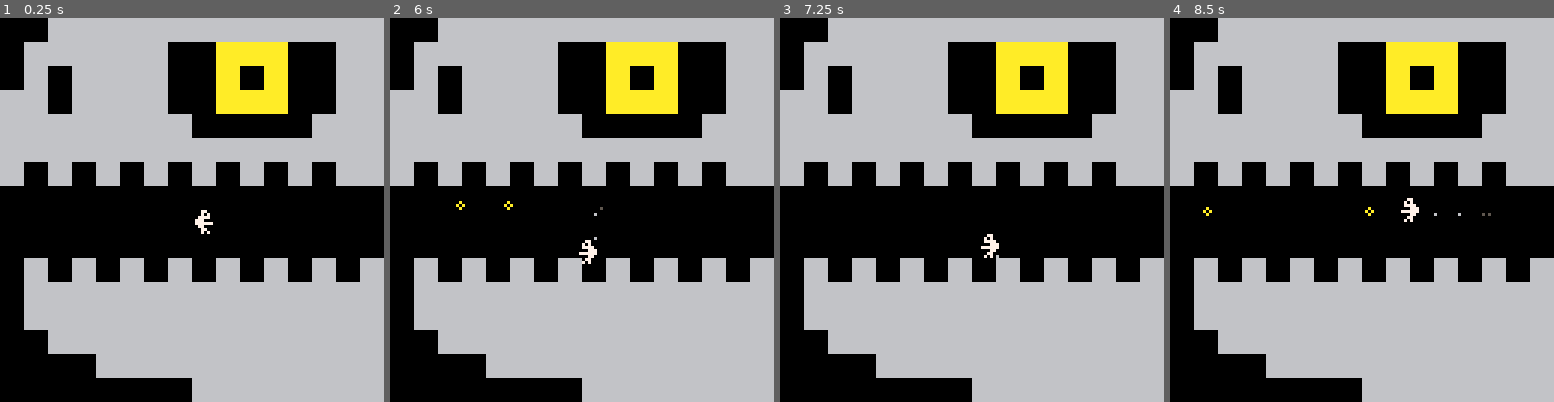
Above: before the commit, frames 1-4 (left to right).
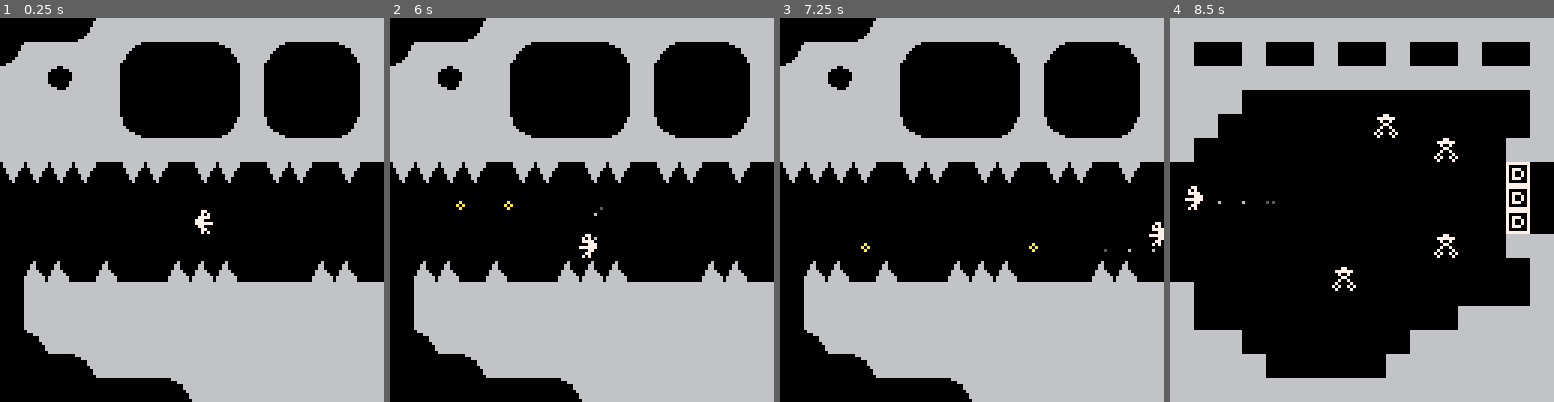
Above: after the commit, the same moments.

Repository: alxgnon/pico-8
Game: PICO-8 cartridge waheronaute.p8
Two runs of this game, one before a commit and one after it. Both use one fixed random seed, a clock stepped at 60 frames per second and the inputs below.
Inputs:
- Up to frame 1 (0.25 s): no input
- Up to frame 2 (6 s): tap X (X key) at 0.33, 1.07, 1.85, 2.97, 4.08, 5.2 s; tap O (Z key) at 0.7, 1.7, 2.1, 2.5, 2.9, 3.3, 3.7, 4.1, 4.5, 4.9, 5.3, 5.7 s; hold Right 1.6-2.1 s; hold Up 2.15-2.42 s; hold Right 2.47-3.03 s; hold Left 3.08-3.58 s; hold Down 3.63-3.97 s; hold Right 4.02-4.68 s; hold Up 4.73-5.03 s; hold Left 5.08-5.68 s; hold Down from 5.73 s (still down)
- Up to frame 3 (7.25 s): release Down at 6.03 s; hold Right 6.08-6.58 s; tap O (Z key) at 6.1, 6.5, 6.9 s; tap X (X key) at 6.32 s; hold Right 6.63-7.13 s; hold Up from 7.18 s (still down)
- Up to frame 4 (8.5 s): tap O (Z key) at 7.3, 7.7, 8.1 s; tap X (X key) at 7.43 s; release Up at 7.45 s; hold Right 7.5-8.07 s; hold Left from 8.12 s (still down)

The runs differ from the first frame. In frame 1, 18% of the frame differs, in the area x 0-100%, y 0-100%; in frame 2, 18%; in frame 3, 18%; in frame 4, 49%.

Commit message:
sharp mouth

Diff:
--- a/waheronaute.p8
+++ b/waheronaute.p8
@@ -551,14 +551,14 @@
 	end
 end
 __gfx__
-11111111666666667777777711111111aaaaaaaa1111111111111111111111111111111111111111111111111111111111111111111111111111111111111111
-11111111666666667000000711111111aaaaaaaa1111111111111111111111111111111111111111111111111111111111111111111111111111111111111111
-11611611666666667077700711111111aaaaaaaa1111111111111111111111111111111111111111111111111111111111111111111111111111111111111111
-11166111666666667070070711111111aaaaaaaa1111111111111111111111111111111111111111111111111111111111111111111111111111111111111111
-11166111666666667070070711111111aaaaaaaa1111111111111111111111111111111111111111111111111111111111111111111111111111111111111111
-11611611666666667077700711111111aaaaaaaa1111111111111111111111111111111111111111111111111111111111111111111111111111111111111111
-11111111666666667000000711111111aaaaaaaa1111111111111111111111111111111111111111111111111111111111111111111111111111111111111111
-11111111666666667777777711111111aaaaaaaa1111111111111111111111111111111111111111111111111111111111111111111111111111111111111111
+11111111666666667777777711111111666116661111111116666666111111111111111166666661166666661111111111111111111111111111111111111111
+11111111666666667000000711111111611111161116111116666666611111111111111666666111111666661111111111111111111111111111111111111111
+11611611666666667077700711111111111111111166111111666661611111111111111666661111111116661111111111111111111111111111111111111111
+11166111666666667070070711111111111111111166111111666611611111111111116666611111111116661111111111111111111111111111111111111111
+11166111666666667070070711111111111111111666611111166611661111111111116666111111111111661111111111111111111111111111111111111111
+11611611666666667077700711111111111111161666661111166111666111111111166666111111111111161111111111111111111111111111111111111111
+11111111666666667000000711111111611111166666666111116111666661111111666661111111111111161111111111111111111111111111111111111111
+11111111666666667777777711111111666111666666666111111111666666611166666611111111111111111111111111111111111111111111111111111111
 11111111111111111111111111111111111111111111111111111111111111111111111111111111111111111111111111111111111111111111111111111111
 11111111111111111111111111111111111111111111111111111111111111111111111111111111111111111111111111111111111111111111111111111111
 11111111111111111111111111111111111111111111111111111111111111111111111111111111111111111111111111111111111111111111111111111111
@@ -589,7 +589,7 @@
 17771111111111111111a11111177111161661616161111611111161111111111111111111111111111111111111111111111111111111111111111111111111
 1777777111111111111a111111711711161661616111161616111111111111111111111111111111111111111111111111111111111111111111111111111111
 11771111111111111111111117111171116116111116111111111111111111111111111111111111111111111111111111111111111111111111111111111111
-11177111111111111111111171711717111661111611116111116111111111111111111111111111111111111111111111111111111111111111111111111111
+11177111111111111111111170711707111661111611116111116111111111111111111111111111111111111111111111111111111111111111111111111111
 11171711111111111111111117111171111111111116611161111116111111111111111111111111111111111111111111111111111111111111111111111111
 11111111111111111111111111111111111111111111111111111111111111111111111111111111111111111111111111111111111111111111111111111111
 11111111111111111111111111111111111111111111111111111111111111111111111111111111111111111111111111111111111111111111111111111111
@@ -680,25 +680,25 @@
 10101010101010101010101010101010101010101010101010101010101010101010101010101010101010101010101010101010101010101010101010101010
 10101010101010101010101010101010101010101010101010101010101010101010101010101010101010101010101010101010101010101010101010101010
 __gff__
-0006060206000000000000000000000000000000000000000000000000000000000000000000000000000000000000000000000000000000000000000000000000000001000000000000000000000000000000000000000000000000000000000000000000000000000000000000000000000000000000000000000000000000
+0006060206060606060606000000000000000000000000000000000000000000000000000000000000000000000000000000000000000000000000000000000000000001000000000000000000000000000000010000000000000000000000000000000000000000000000000000000000000000000000000000000000000000
 0000000000000000000000000000000000000000000000000000000000000000000000000000000000000000000000000000000000000000000000000000000000000000000000000000000000000000000000000000000000000000000000000000000000000000000000000000000000000000000000000000000000000000
 __map__
-0000010101010101010101010101010101010101010101010101010101010101010101010101010101010101010101010101010101010101010101010101010101010101010101010101010101010101010101010101010101010101010101010101010101010101010101010101010101010101010101010101010101010101
-0001010101010100000404040000010101000001000001000001000001000001010000010000010000010000010000010100000000000000000000000000000101000000000000000000000000000001010000000000000000000000000000010100000000000000000000000000000101000000000000000000000000000001
-0001000101010100000400040000010101010101010101010101010101010101010101010101010101010101010101010100000000000000000000000000000101000000000000000000000000000001010000000000000000000000000000010100000000000000000000000000000101000001000000000000000000000001
-0101000101010100000404040000010101010100000000000000000000000001010000000000000000000000000000010100000000000000000000000000000101000000000000000000000000000001010000000000000000000000000000010100000000000000000000000000000101000001010000000000000101000001
-0101010101010101000000000001010101010000000000000043000000000001010000000000000000000000000000010100000000000000000000000000000101000000000000000000000000000001010000000000000000000000000000010100000000000000000000000000000101000000010101000000010100000001
+0000030801010101010101010101010101010101010101010101010101010101010101010101010101010101010101010101010101010101010101010101010101010101010101010101010101010101010101010101010101010101010101010101010101010101010101010101010101010101010101010101010101010101
+0801010101090000000a010900000a0101030301030301030301030301030301010000010000010000010000010000010100000000000000000000000000000101000000000000000000000000000001010000000000000000000000000000010100000000000000000000000000000101000000000000000000000000000001
+0101040101000000000001000000000101010101010101010101010101010101010101010101010101010101010101010100000000000000000000000000000101000000000000000000000000000001010000000000000000000000000000010100000000000000000000000000000101000001000000000000000000000001
+0101010101000000000001000000000101010100000000000000000000000001010000000000000000000000000000010100000000000000000000000000000101000000000000000000000000000001010000000000000000000000000000010100000000000000000000000000000101000001010000000000000101000001
+0101010101070000000801070000080101010000000000000043000000000001010000000000000000000000000000010100000000000000000000000000000101000000000000000000000000000001010000000000000000000000000000010100000000000000000000000000000101000000010101000000010100000001
 0101010101010101010101010101010101000000000000000000004300000101010000000000000000000000000000010100000000000000000000000000000101000000000000000000000000000001010000000000000000000000000000010100000000000000000000000000000101000000000001000001010000000001
-0100010001000100010001000100010101000000000000000000000000000200000000000000000000000000000001010100000000000000000000000000000101000000000000000000000000000001010000000000000000000000000000010100000000000000000000000000000101000000000000000000000000000001
+0606060600060600060600060600060000000000000000000000000000000200000000000000000000000000000001010100000000000000000000000000000101000000000000000000000000000001010000000000000000000000000000010100000000000000000000000000000101000000000000000000000000000001
 0300000000000000000000000000000000000000000000000000000000000200000000000000000000000000000002000000000000000000000000000000000101000000000000000000000000000001010000000000000000000000000000010100000000000000000000000000000101000001010100000000000101000001
 0300000000000000000000000000000000000000000000000000000000000200000000000000000000000000000002000000000000000000000000000000000101000000000000000000000000000000000000000000000000000000000000010100000000000000000000000000000101000000000100000000010100000001
 0300000000000000000000000000000000000000000000000000004300000101010000000000000000000000000002000000000000000000000000000000000101000000000000000000000000000000000000000000000000000000000000010100000000000000000000000000000101000000000000000000000000000001
-0301000100010001000100010001000101000000000000000043000000000001010000000000000000000000000001010100000000000000000000000000000101000000000000000000000000000000000000000000000000000000000000010100000000000000000000000000000101000101000000000000000000000001
+0305050005000005050500000005050000000000000000000043000000000001010000000000000000000000000001010100000000000000000000000000000101000000000000000000000000000000000000000000000000000000000000010100000000000000000000000000000101000101000000000000000000000001
 0301010101010101010101010101010101000000000000000000000000000001010000000000000000000000000000010100000000000000000000000000000101000000000000000000000000000001010000000000000000000000000000010100000000000000000000000000000101000101010000000000000000000001
 0301010101010101010101010101010101000000000000000000000001010101010000000000000000000000000000010100000000000000000000000000000101000000000000000000000000000001010000000000000000000000000000010100000000000000000000000000000101000000000101010101010100000001
-0300010101010101010101010101010101010100000000000000010101010101010000000000000000000000000000010100000000000000000000000000000101000000000000000000000000000001010000000000000000000000000000010100000000000000000000000000000101000000000000000000000000000001
-0300000001010101010101010101010101010101000000000001010101010101010000000000000000000000010000010100000000000000000000000000000101000000000000000000000000000001010000000000000000000000000000010100000000000000000000000000000101000000000000000000000000000001
-0303030303030303010101010101010101010101010101010101010101010101010101010101010101010101010101010101010101010000000001010101010101010101010101000000010101010101010101010101010000000101010101010101010101010000000101010101010101010101010100000001010101010101
+030a010101010101010101010101010101010100000000000000010101010101010000000000000000000000000000010100000000000000000000000000000101000000000000000000000000000001010000000000000000000000000000010100000000000000000000000000000101000000000000000000000000000001
+0300000a01010101010101010101010101010101000000000001010101010101010000000000000000000000010000010100000000000000000000000000000101000000000000000000000000000001010000000000000000000000000000010100000000000000000000000000000101000000000000000000000000000001
+030303030303030a010101010101010101010101010101010101010101010101010101010101010101010101010101010101010101010000000001010101010101010101010101000000010101010101010101010101010000000101010101010101010101010000000101010101010101010101010100000001010101010101
 0101010101010101010101010101010101010101010101010101010101010101010101010101010101010101010101010101010101010000000001010101010101010101010101000000010101010101010101010101010000000101010101010101010101010000000101010101010101010101010100000001010101010101
 0100000000000000000000000000000101000000000000000000000000000001010000000000000000000000000000010100000000000000000000000000000101000000000000000000000000000001010000000000000000000000000000010100000000000000000000000000000101000000000000000000000000000001
 0100000000000000000000000000000101000000000000000000000000000001010000000000000000000000000000010100000000000000000000000000000101000000000000000000000000000001010000000000000000000000000000010100000000000000000000000000000101000000000000000000000000000001
